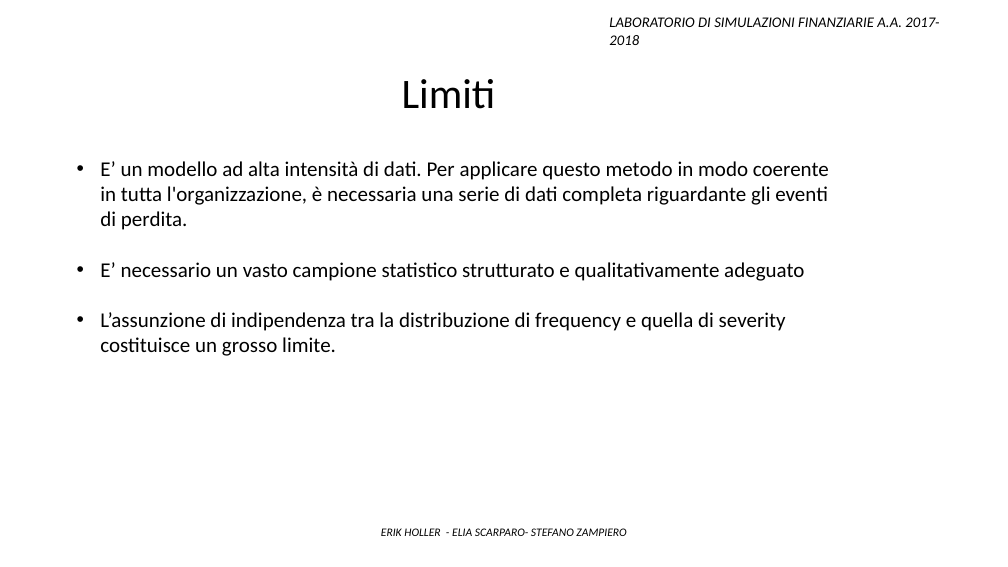
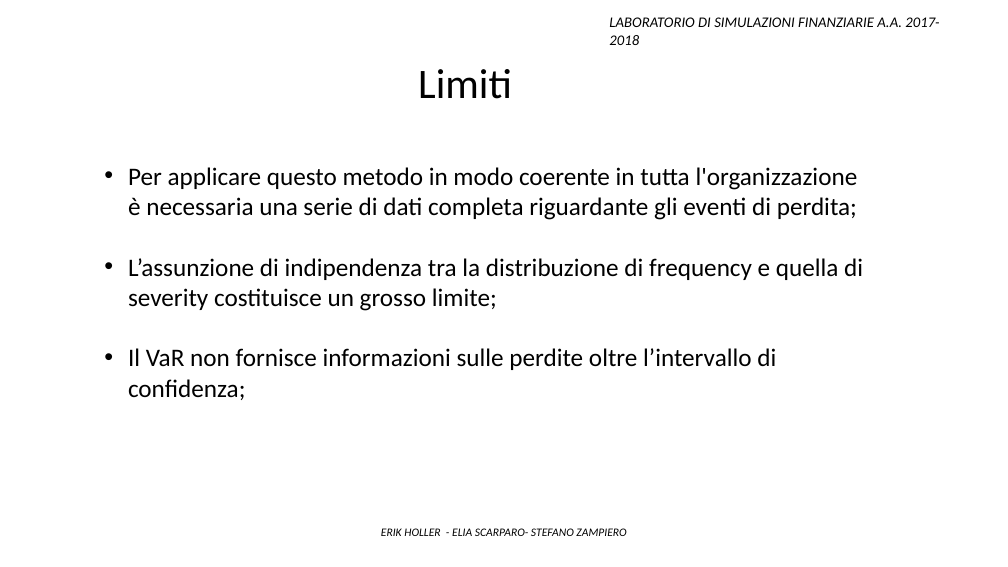
Before and after one commit to Stegirsanov/Laboratorio-di-simulazioni-finanziarie-project, a slide deck: slide 37 of Presentazione_finale.pptx (slide 35 before the commit). Drawn at 1008x567 pixels with LibreOffice and Linux fonts; fonts in the diff are those of the drawing. Boxes give left, top, right and bottom in pixels: in the first picture for what was removed or moved away, otherwise in the second. Text is boxed around its words. In the diff, an @@ line names an element or a change of style, - is before the commit and + after.

```diff
--- a/Presentazione_finale.pptx
+++ b/Presentazione_finale.pptx
@@ text "Limiti": place and size @@
-text "Limiti" at (402,79,496,109)
+text "Limiti" at (418,69,512,99)
@@ text at (128,167,863,400): text changed; size 20 to 24 pt @@
-  • E’ un modello ad alta intensità di dati. Per applicare questo metodo in modo coerente in tutta l'organizzazione, è necessaria una serie di dati completa riguardante gli eventi di perdita.
-• E’ necessario un vasto campione statistico strutturato e qualitativamente adeguato
-• L’assunzione di indipendenza tra la distribuzione di frequency e quella di severity costituisce un grosso limite.
+  • Per applicare questo metodo in modo coerente in tutta l'organizzazione è necessaria una serie di dati completa riguardante gli eventi di perdita;
+• L’assunzione di indipendenza tra la distribuzione di frequency e quella di severity costituisce un grosso limite;
+• Il VaR non fornisce informazioni sulle perdite oltre l’intervallo di confidenza;
```
Also in this commit, not shown: 15 other slides changed, 6 slides added, 2 slides removed, 3 other files.
